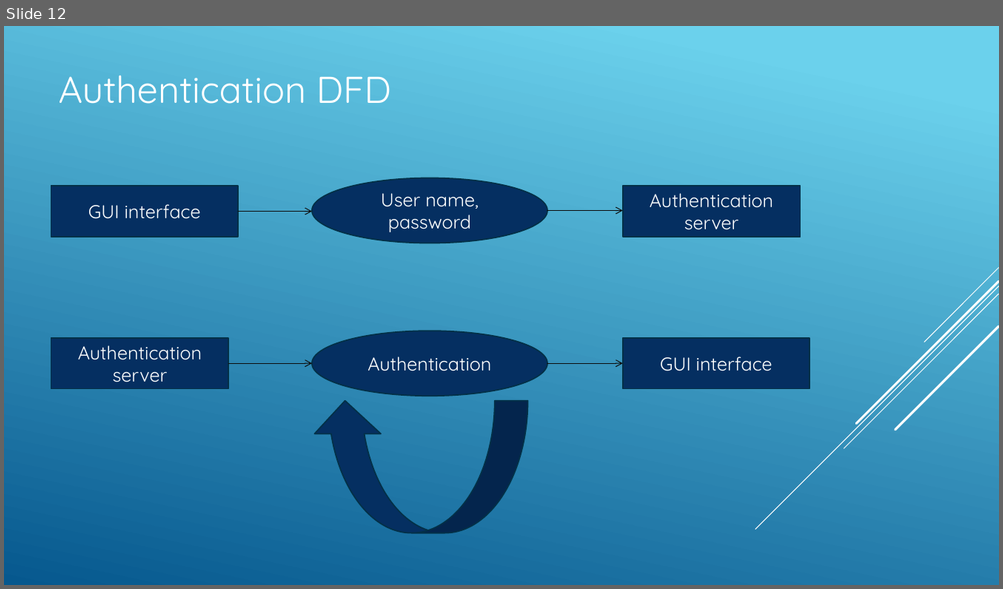
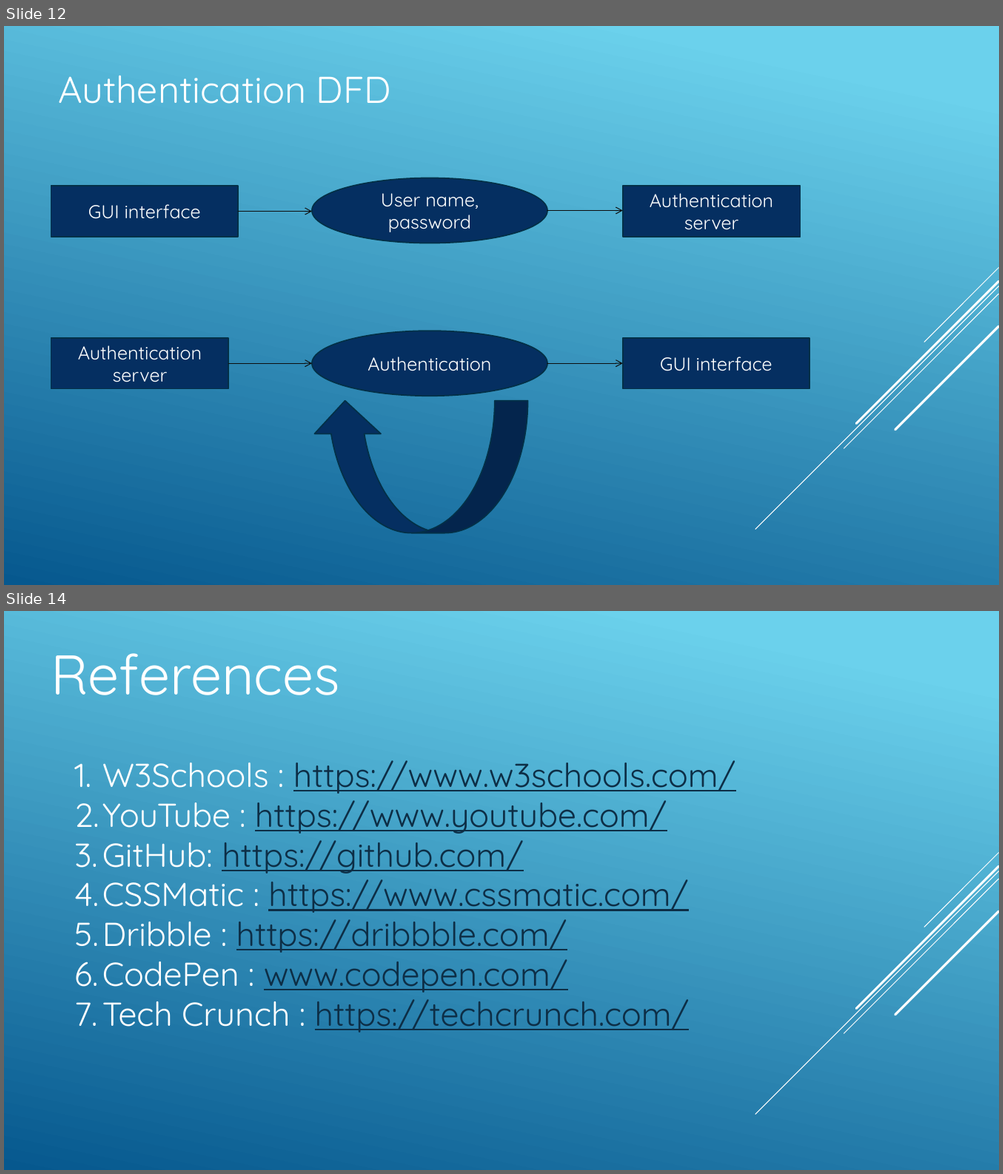
Before and after one commit to DSujitKumar/PaathShala, a slide deck: Paathsala.pptx. Shown one above the other, each under a label of ours: slide 12 before the commit, slides 12 and 14 after it; the slides between them are not shown. The pictures are 1003x589 and 1003x1174 pixels, drawn with LibreOffice and Linux fonts; fonts in the diff are those of the drawing. Boxes give left, top, right and bottom in pixels: in the first picture for what was removed or moved away, otherwise in the second. Text is boxed around its words. In the diff, an @@ line names an element or a change of style, - is before the commit and + after.

```diff
--- a/Paathsala.pptx
+++ b/Paathsala.pptx
@@ slide 14 added at (4,611,999,1170), background gradient #6ED2EB to #06588E; not listed: 5 template elements that a slide beside it also shows @@
@@ text added at (51,653,341,695), 54 pt, text #FFFFFF @@
+References
@@ text added at (74,760,735,1033), 32 pt, text #0D2E46, underline @@
+1. W3Schools : https://www.w3schools.com/
+2. YouTube : https://www.youtube.com/
+3. GitHub: https://github.com/
+4. CSSMatic : https://www.cssmatic.com/
+5. Dribble : https://dribbble.com/
+6. CodePen : www.codepen.com/
+7. Tech Crunch : https://techcrunch.com/
```
Also in this commit, not shown: 2 slides changed.
